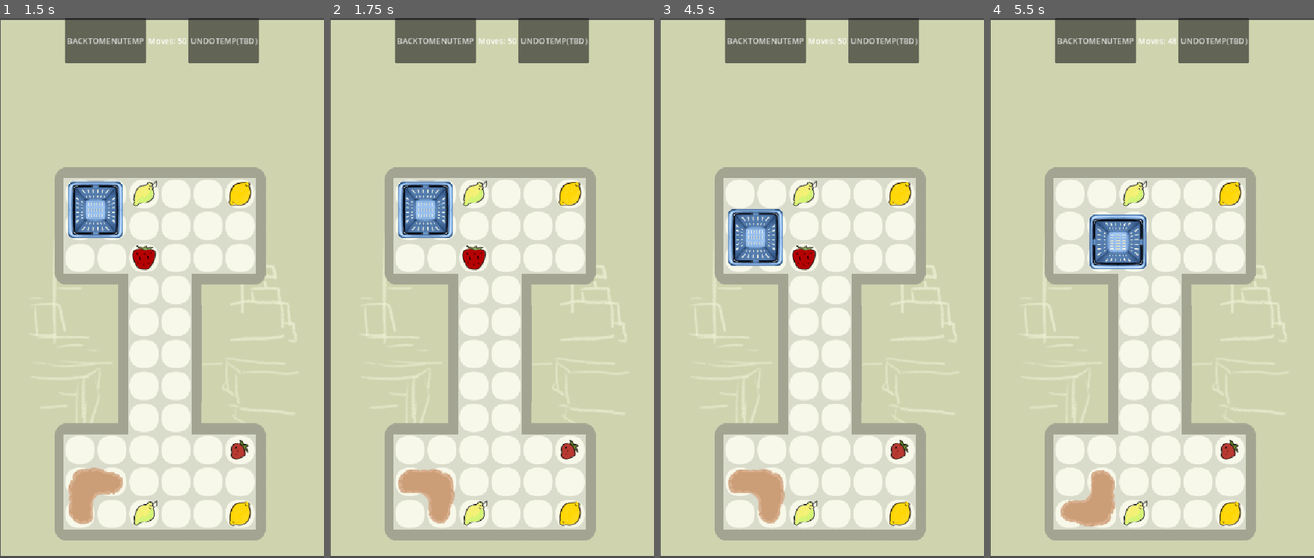
Above: before the commit, frames 1-4 (left to right).
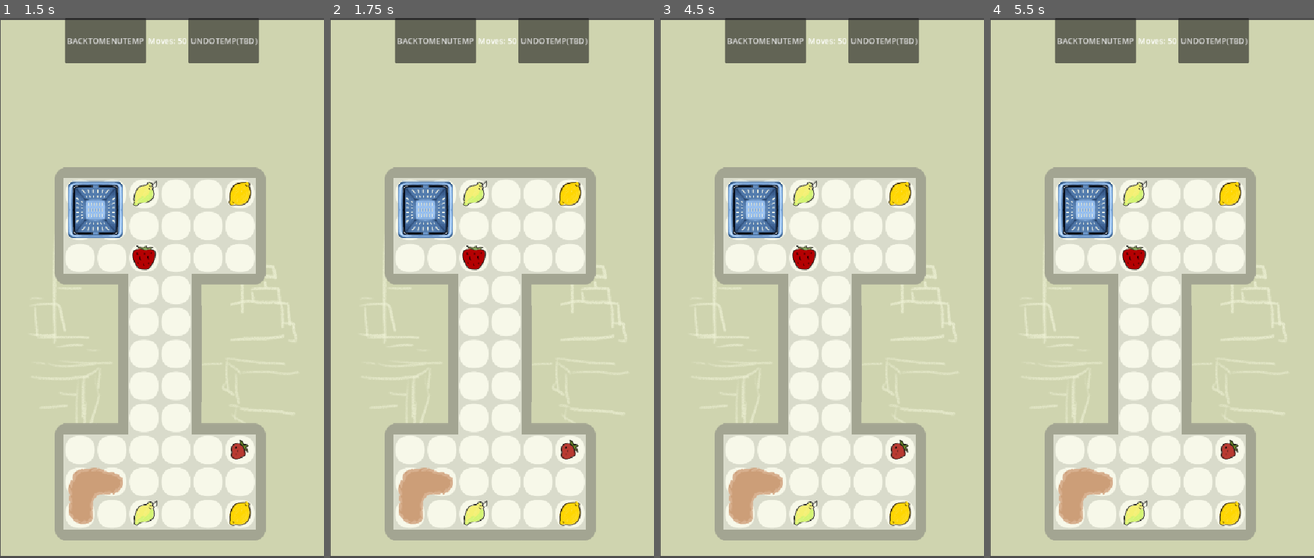
Above: after the commit, the same moments.

Repository: DrSkyrim/learning-game-development
Game: Godot game, scene res://Scenes/menus/main_menu.tscn
Two runs of this game, one before a commit and one after it. Both use one fixed random seed, a clock stepped at 60 frames per second and the inputs below.
Inputs (mouse positions are in pixels of both pictures, inside the frame that each line leads up to):
- Up to frame 1 (1.5 s): click "STORY MODE" at 0.5 s; tap Enter at 1.25 s; move the mouse to (233, 261) at 1.27 s; hold D (move_right) from 1.28 s (still down); tap Ctrl (rotate_non_organic) at 1.35 s; click (233, 261) at 1.42 s
- Up to frame 2 (1.75 s): keep holding D (move_right); tap Shift (rotate_organic) at 1.55 s
- Up to frame 3 (4.5 s): release D (move_right) at 2 s; click "UNDOTEMP(TBD)" at 2 s; click "BACKTOMENUTEMP" at 2.75 s; click "Level 1" at 3.5 s; tap Space at 4.25 s; move the mouse to (757, 315) at 4.27 s; hold S (move_down) from 4.28 s (still down); tap Shift (rotate_organic) at 4.35 s; click (757, 315) at 4.42 s
- Up to frame 4 (5.5 s): tap Ctrl (rotate_non_organic) at 4.55 s; tap Enter at 5 s; move the mouse to (1184, 169) at 5.02 s; release S (move_down) at 5.03 s; press the mouse at (1184, 169) at 5.03 s; hold D (move_right) from 5.03 s (still down); tap Shift (rotate_organic) at 5.3 s

Frame 1 is identical in both runs. In frame 2, 0.9% of the frame differs, in the area x 21-39%, y 83-94%; in frame 3, 3.1%; in frame 4, 4.3%, in the area x 21-58%, y 3-95%.

Commit message:
Added mobile controls omegalul

Diff:
--- a/learning-game-development/Scripts/item_base.gd
+++ b/learning-game-development/Scripts/item_base.gd
@@ -12,7 +12,14 @@
 var target_position : Vector2
 var is_moving := false
 
-# Cached reference to level (safe lookup)
+# Swipe
+var swipe_start := Vector2.ZERO
+var swipe_end := Vector2.ZERO
+var swipe_threshold := 30.0
+
+# Selection (shared across all baskets)
+static var selected_basket: CharacterBody2D = null
+
 var level
 
 
@@ -24,54 +31,96 @@
 func _process(delta):
 	if is_moving:
 		move_to_target(delta)
-		return
-
-	var direction := Vector2.ZERO
-
-	# Movement input
-	if type == Type.BASKET_ORG:
-		direction = get_arrow_input()
-	elif type == Type.BASKET_GMO:
-		direction = get_wasd_input()
-
-	# Rotation input
-	if type == Type.BASKET_ORG:
-		if Input.is_action_just_pressed("rotate_organic"):
-			rotate_right()
-	elif type == Type.BASKET_GMO:
-		if Input.is_action_just_pressed("rotate_non_organic"):
-			rotate_right()
+
+
+# ======================
+# INPUT
+# ======================
+
+func _input(event):
+	if not is_basket():
+		return
+
+	# SELECT on press
+	if event is InputEventMouseButton and event.button_index == MOUSE_BUTTON_LEFT and event.pressed:
+		if is_mouse_over():
+			selected_basket = self
+			swipe_start = event.position
+
+	# TOUCH select
+	elif event is InputEventScreenTouch and event.pressed:
+		if is_touch_over(event.position):
+			selected_basket = self
+			swipe_start = event.position
+
+	# RELEASE → swipe
+	elif event is InputEventMouseButton and not event.pressed:
+		if selected_basket == self:
+			swipe_end = event.position
+			handle_swipe()
+
+	elif event is InputEventScreenTouch and not event.pressed:
+		if selected_basket == self:
+			swipe_end = event.position
+			handle_swipe()
+
+
+func handle_swipe():
+	if is_moving:
+		return
+
+	var delta = swipe_end - swipe_start
+
+	# TAP → ROTATE
+	if delta.length() < swipe_threshold:
+		rotate_right()
+		return
+
+	var direction = get_swipe_direction(delta)
 
 	if direction != Vector2.ZERO:
 		start_move(direction)
 
 
-# ======================
-# INPUT
-# ======================
-
-func get_arrow_input() -> Vector2:
-	if Input.is_action_just_pressed("ui_right"):
-		return Vector2.RIGHT
-	if Input.is_action_just_pressed("ui_left"):
-		return Vector2.LEFT
-	if Input.is_action_just_pressed("ui_down"):
-		return Vector2.DOWN
-	if Input.is_action_just_pressed("ui_up"):
-		return Vector2.UP
-	return Vector2.ZERO
-
-
-func get_wasd_input() -> Vector2:
-	if Input.is_action_just_pressed("move_right"):
-		return Vector2.RIGHT
-	if Input.is_action_just_pressed("move_left"):
-		return Vector2.LEFT
-	if Input.is_action_just_pressed("move_down"):
-		return Vector2.DOWN
-	if Input.is_action_just_pressed("move_up"):
-		return Vector2.UP
-	return Vector2.ZERO
+func get_swipe_direction(delta: Vector2) -> Vector2:
+	if abs(delta.x) > abs(delta.y):
+		return Vector2.RIGHT if delta.x > 0 else Vector2.LEFT
+	else:
+		return Vector2.DOWN if delta.y > 0 else Vector2.UP
+
+
+# ======================
+# HIT DETECTION
+# ======================
+
+func is_mouse_over() -> bool:
+	var mouse_pos = get_global_mouse_position()
+	var shape_node = $CollisionShape2D
+
+	var local_pos = shape_node.to_local(mouse_pos)
+
+	var rect_shape = shape_node.shape as RectangleShape2D
+	if rect_shape:
+		var extents = rect_shape.size / 2.0
+		return abs(local_pos.x) <= extents.x and abs(local_pos.y) <= extents.y
+
+	return false
+
+
+func is_touch_over(pos: Vector2) -> bool:
+	var shape_node = $CollisionShape2D
+	var local_pos = shape_node.to_local(pos)
+
+	var rect_shape = shape_node.shape as RectangleShape2D
+	if rect_shape:
+		var extents = rect_shape.size / 2.0
+		return abs(local_pos.x) <= extents.x and abs(local_pos.y) <= extents.y
+
+	return false
+
+
+func get_collision_shape():
+	return $CollisionShape2D.shape
 
 
 # ======================
@@ -98,7 +147,7 @@
 
 
 # ======================
-# ROTATION (SAFE)
+# ROTATION
 # ======================
 
 func rotate_right():
@@ -108,21 +157,16 @@
 	var old_rotation = rotation_degrees
 	var old_facing = facing
 
-	# Apply rotation
 	facing = facing.rotated(PI/2)
 	rotation_degrees += 90
 
-	# Snap to grid BEFORE checking collision
 	position = snap_to_grid(position)
 
-	# Check if rotation causes collision
 	if test_move(transform, Vector2.ZERO):
 		facing = old_facing
 		rotation_degrees = old_rotation
-
-
-func update_visual_rotation():
-	rotation_degrees = round(rotation_degrees / 90.0) * 90.0
+	else:
+		emit_signal("moved")
 
 
 # ======================
Not shown, added: learning-game-development/Builds/ver_0_0_4.apple-touch-icon.png.import
Not shown, added: learning-game-development/Builds/ver_0_0_4.icon.png.import
Not shown, added: learning-game-development/Builds/ver_0_0_4.png.import
Not shown, changed: learning-game-development/export_presets.cfg
Not shown, added: learning-game-development/Builds/ver_0_0_5.apple-touch-icon.png
Not shown, added: learning-game-development/Builds/ver_0_0_5.audio.position.worklet.js
Not shown, added: learning-game-development/Builds/ver_0_0_5.audio.worklet.js
Not shown, added: learning-game-development/Builds/ver_0_0_5.console.exe
Not shown, added: learning-game-development/Builds/ver_0_0_5.exe
Not shown, added: learning-game-development/Builds/ver_0_0_5.html
Not shown, added: learning-game-development/Builds/ver_0_0_5.icon.png
Not shown, added: learning-game-development/Builds/ver_0_0_5.js
(and 3 more such lines)
